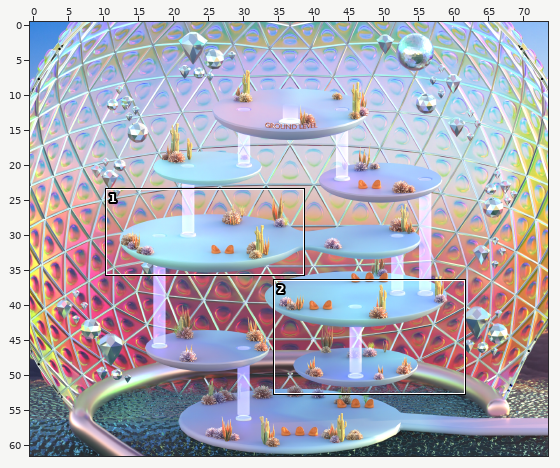
Tiled map (JSON) -- Gallery.tmj. The picture above shows the old version from afar; the outline marks the close-up.
Close-up. Before the commit:
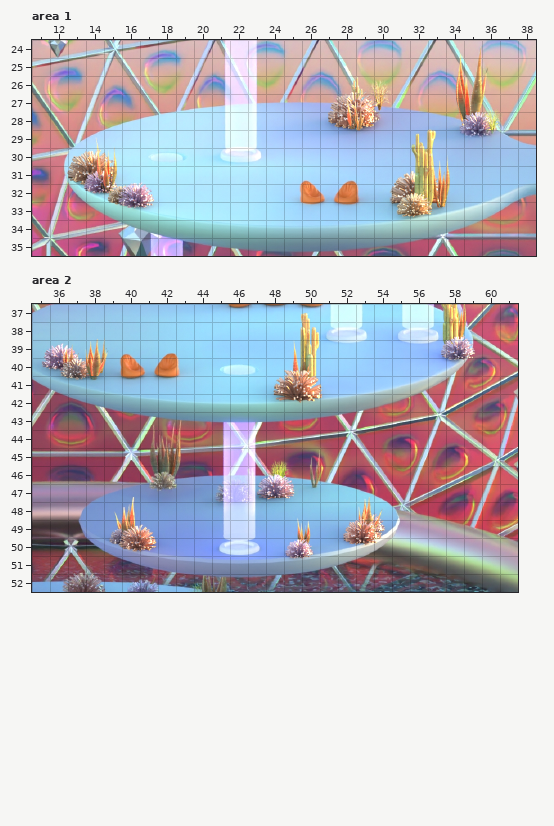
Cells are 32x32 px. Shown: area 1 x 11..38, y 24..35; area 2 x 35..61, y 37..52. The commit also changed other parts of the map, which this record leaves out.
New version:
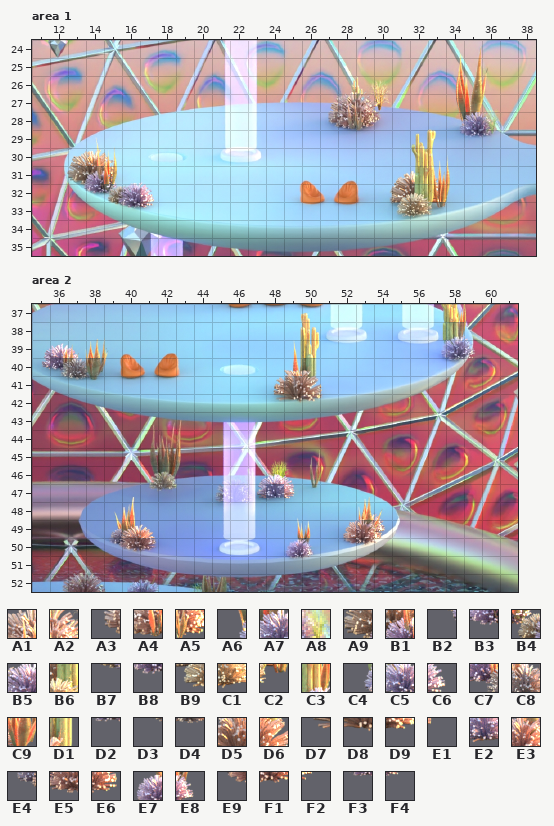
Key: from "Chunk 26": A1 201, A2 202; from "Chunk 27": A3 18, A4 19, A5 20, A6 24, A7 25, A8 26, A9 219, B1 220; from "Chunk 28": B2 37, B3 38, B4 39, B5 40, B6 55, B7 110, B8 111, B9 125, C1 126, C2 127; from "Chunk 29": C3 252; from "Chunk 30": C4 69, C5 70, C6 71, C7 120, C8 121, C9 122, D1 134, D2 142, D3 191, D4 192, D5 203, D6 204; from "Chunk 31": D7 16, D8 17, D9 18, E1 19; from "Chunk 32": E2 98, E3 250; from "Chunk 33": E4 54, E5 55, E6 56, E7 60, E8 61, E9 63, F1 64, F2 65, F3 123, F4 124.
__ is an empty cell.
See-through tiles are keyed as they look on the map.
From old to new:
Layer "Foreground", area 1:
The author cleared tile A1 in row 27 at x 28.
The author cleared tile A2 in row 27 at x 29.
The author cleared tile A3 in row 28 at x 27.
The author cleared tile A4 in row 28 at x 28.
The author cleared tile A5 in row 28 at x 29.
The author cleared tile A6 in row 28 at x 34.
The author cleared tile A7 in row 28 at x 35.
The author cleared tile A8 in row 28 at x 36.
The author cleared tile A9 in row 31 at x 13.
The author cleared tile B1 in row 31 at x 14.
The author cleared tile B2 in row 32 at x 13.
The author cleared tile B3 in row 32 at x 14.
The author cleared tile B4 in row 32 at x 15.
The author cleared tile B5 in row 32 at x 16.
The author cleared tile B6 in row 32 at x 32.
The author cleared tile B7 in row 33 at x 15.
The author cleared tile B8 in row 33 at x 16.
The author cleared tile B9 in row 33 at x 31.
The author cleared tile C1 in row 33 at x 32.
The author cleared tile C2 in row 33 at x 33.
Layer "Foreground", area 2:
The author cleared tile C3 in row 38 at x 58.
The author cleared tile C4 in row 39 at x 57.
The author cleared tile C5 in row 39 at x 58.
The author cleared tile C6 in row 39 at x 59.
The author cleared tile C7 in row 40 at x 36.
The author cleared tile C8 in row 40 at x 37.
The author cleared tile C9 in row 40 at x 38.
The author cleared tile D1 in row 40 at x 50.
The author cleared tile D2 in row 40 at x 58.
The author cleared tile D3 in row 41 at x 36.
The author cleared tile D4 in row 41 at x 37.
The author cleared tile D5 in row 41 at x 49.
The author cleared tile D6 in row 41 at x 50.
The author cleared tile D7 in row 42 at x 48.
The author cleared tile D8 in row 42 at x 49.
The author cleared tile D9 in row 42 at x 50.
The author cleared tile E1 in row 42 at x 51.
The author cleared tile E2 in row 47 at x 48.
The author cleared tile E3 in row 49 at x 53.
The author cleared tile E4 in row 50 at x 39.
The author cleared tile E5 in row 50 at x 40.
The author cleared tile E6 in row 50 at x 41.
The author cleared tile E7 in row 50 at x 49.
The author cleared tile E8 in row 50 at x 50.
The author cleared tile E9 in row 50 at x 52.
The author cleared tile F1 in row 50 at x 53.
The author cleared tile F2 in row 50 at x 54.
The author cleared tile F3 in row 51 at x 49.
The author cleared tile F4 in row 51 at x 50.
